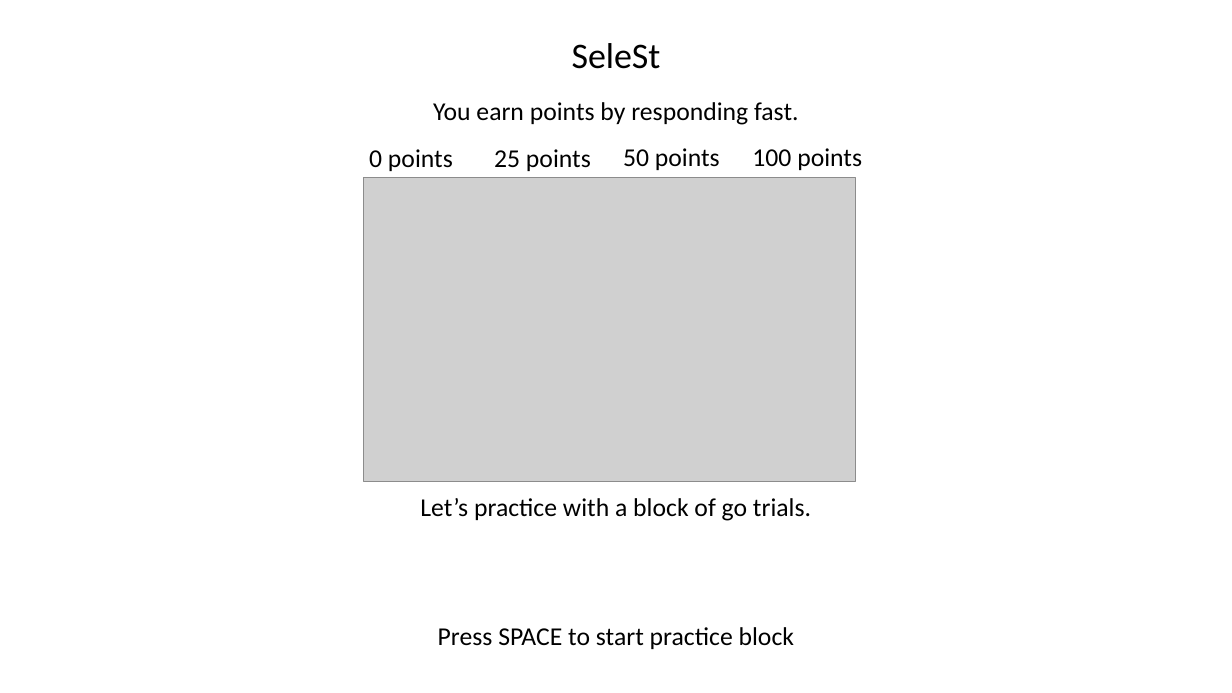
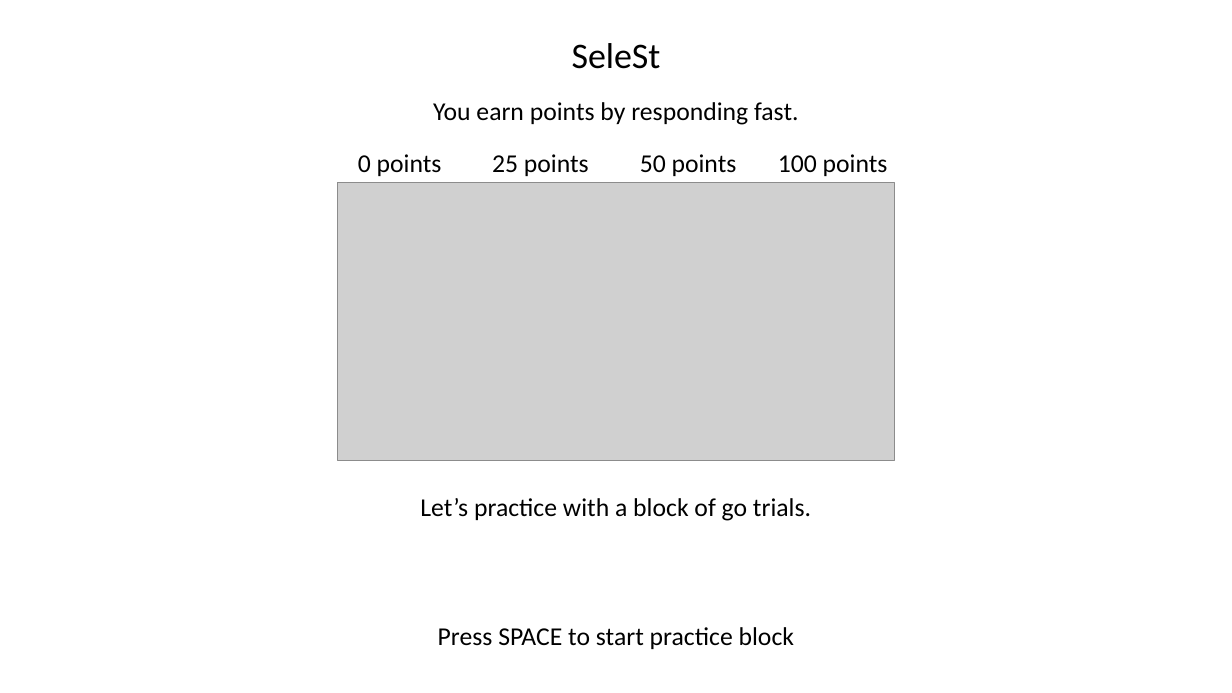
Before and after one commit to coreywadsley/SeleST, a slide deck: slide 15 of instructions/SeleSt_instruction_slides.pptx (slide 5 before the commit). Drawn at 1232x693 pixels with LibreOffice and Linux fonts; fonts in the diff are those of the drawing; grey boxes stand for pictures. Boxes give left, top, right and bottom in pixels: in the first picture for what was removed or moved away, otherwise in the second. Text is boxed around its words. In the diff, an @@ line names an element or a change of style, - is before the commit and + after.

```diff
--- a/instructions/SeleSt_instruction_slides.pptx
+++ b/instructions/SeleSt_instruction_slides.pptx
@@ text "0 points" moved from (x1=369, y1=149, x2=453, y2=171) to (x1=358, y1=154, x2=442, y2=176) @@
@@ text "25 points" moved from (x1=494, y1=149, x2=591, y2=171) to (x1=492, y1=154, x2=589, y2=176) @@
@@ text "50 points" moved from (x1=623, y1=148, x2=720, y2=170) to (x1=640, y1=154, x2=737, y2=176) @@
@@ text "100 points" moved from (x1=752, y1=148, x2=862, y2=170) to (x1=778, y1=154, x2=888, y2=176) @@
@@ picture resized from (x1=363, y1=177, x2=856, y2=482) to (x1=337, y1=183, x2=895, y2=461) @@
```
Also in this commit, not shown: 4 other slides changed, 12 slides added, 16 other files.
